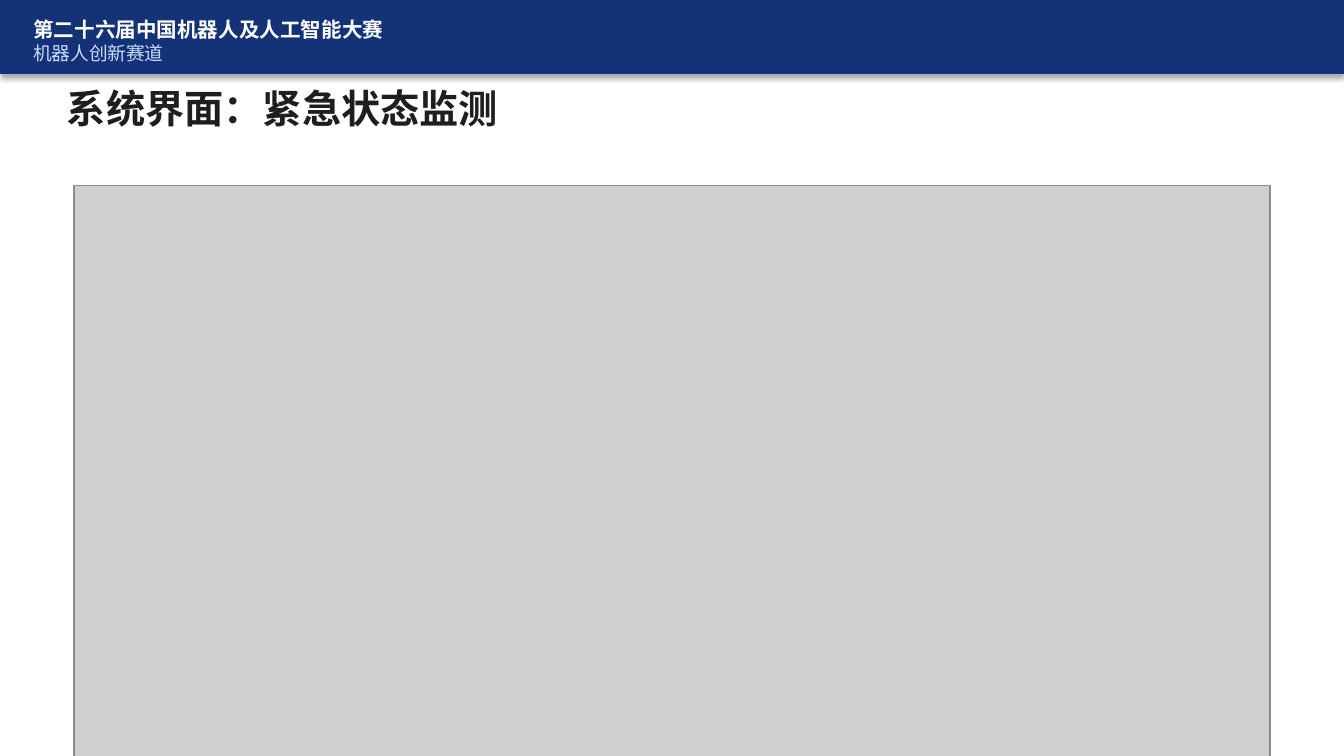
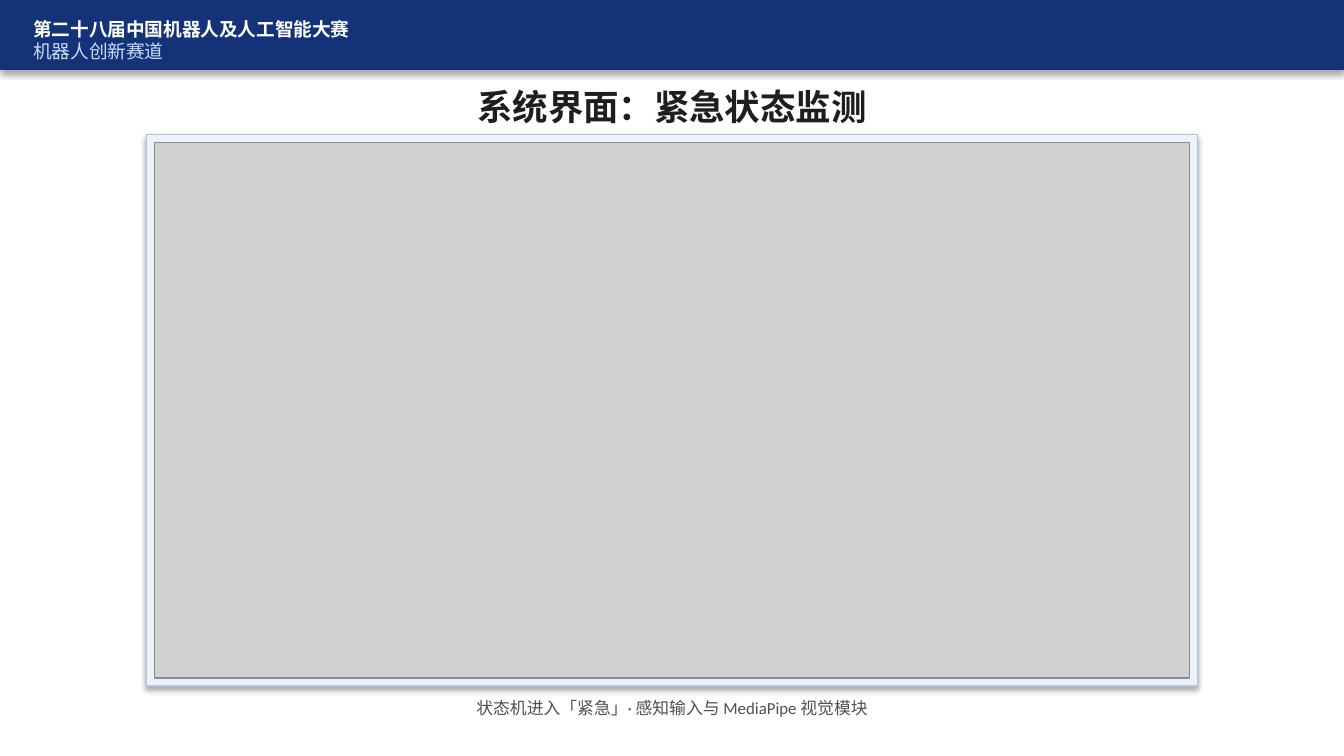
Before and after one commit to FBB123571/ElderCare-Humanoid-Platform, a slide deck: slide 17 of docs/答辩_CareCompanion.pptx. Drawn at 1344x756 pixels with LibreOffice and Linux fonts; fonts in the diff are those of the drawing; grey boxes stand for pictures. Boxes give left, top, right and bottom in pixels: in the first picture for what was removed or moved away, otherwise in the second. Text is boxed around its words. In the diff, an @@ line names an element or a change of style, - is before the commit and + after.

Commit message:
fix(docs): finalize 16:9 PPT layout and 28th competition edition
Compute screenshot placement from actual 10×5.625 slide size, center
images with frame, and update header to the 28th national competition.

```diff
--- a/docs/答辩_CareCompanion.pptx
+++ b/docs/答辩_CareCompanion.pptx
@@ rectangle resized from (x1=0, y1=0, x2=1344, y2=74) to (x1=0, y1=0, x2=1344, y2=70) @@
@@ text at (x1=33, y1=20, x2=349, y2=38): text changed; size 11 to 10 pt @@
-第二十六届中国机器人及人工智能大赛
+第二十八届中国机器人及人工智能大赛
@@ text "系统界面：紧急状态监测" at (x1=477, y1=89, x2=866, y2=124): size 21 to 19 pt; alignment left to centre @@
@@ rectangle added at (x1=146, y1=134, x2=1198, y2=685), fill #EBF2FA, outline #B4C3DC 0.75 pt @@
@@ picture resized from (x1=74, y1=185, x2=1270, y2=756) to (x1=155, y1=142, x2=1189, y2=677) @@
@@ text added at (x1=476, y1=699, x2=867, y2=717), 9 pt, text #505050 @@
+状态机进入「紧急」· 感知输入与 MediaPipe 视觉模块
```
Also in this commit, not shown: 25 other slides changed, 1 other file.
